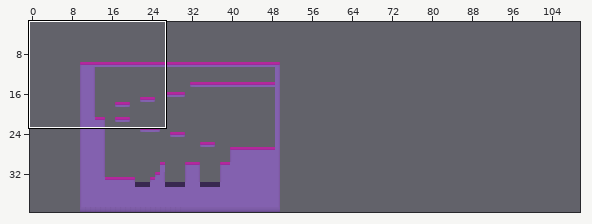
An edit to a level. Tiled map, GXPEngine2023c/GXPEngine/bin/Debug/Level 0.tmx. Above, an overview of the earlier version with the close-up marked.
Close-up. As it was:
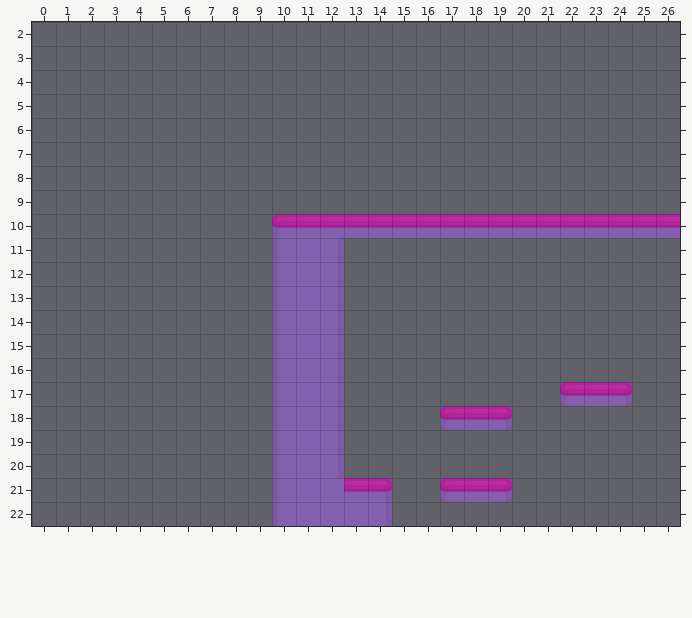
Cells are 64x64 px. Shown: x 0..26, y 2..22. The commit also changed other parts of the map, which this record leaves out. The old version is drawn lined up with the new one.
And afterwards:
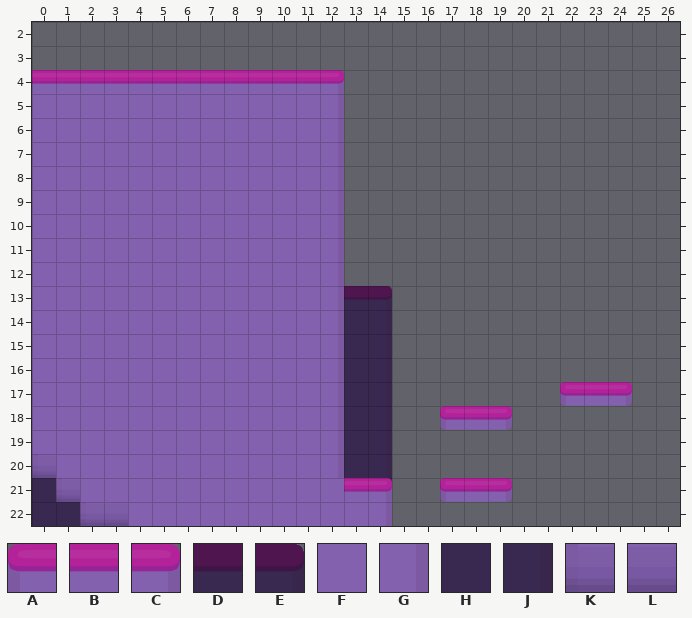
Key: from "Tileset": A 3, B 4, C 5, D 7, E 8, F 13, G 14, H 16, J 17, K 21, L 22.
_ is an empty cell.
Tiles of an added or newly shown layer are drawn over the layers below it.
The exact change:
map size 40x30 -> 130x40 cells (old content now starts at 10,10; both pictures use the new coordinates)
Layer "backg" (added):
y 13: x 13..14 __ -> DE
y 14..20: x 13..14 __ -> HJ
y 21: x 0 _ -> H
y 22: x 0..1 __ -> HH
Layer "Tile Layer 1":
y 4: x 0..12 _____________ -> BBBBBBBBBBBBC
y 5..9: x 0..12 _____________ -> FFFFFFFFFFFFG
y 10: x 0..26 __________ABBBBBBBBBBBBBBBB -> FFFFFFFFFFFFG______________
y 11..19: x 0..9 __________ -> FFFFFFFFFF
y 20: x 0..9 __________ -> KFFFFFFFFF
y 21: x 1..9 _________ -> KFFFFFFFF
y 22: x 2..9 ________ -> KLFFFFFF
